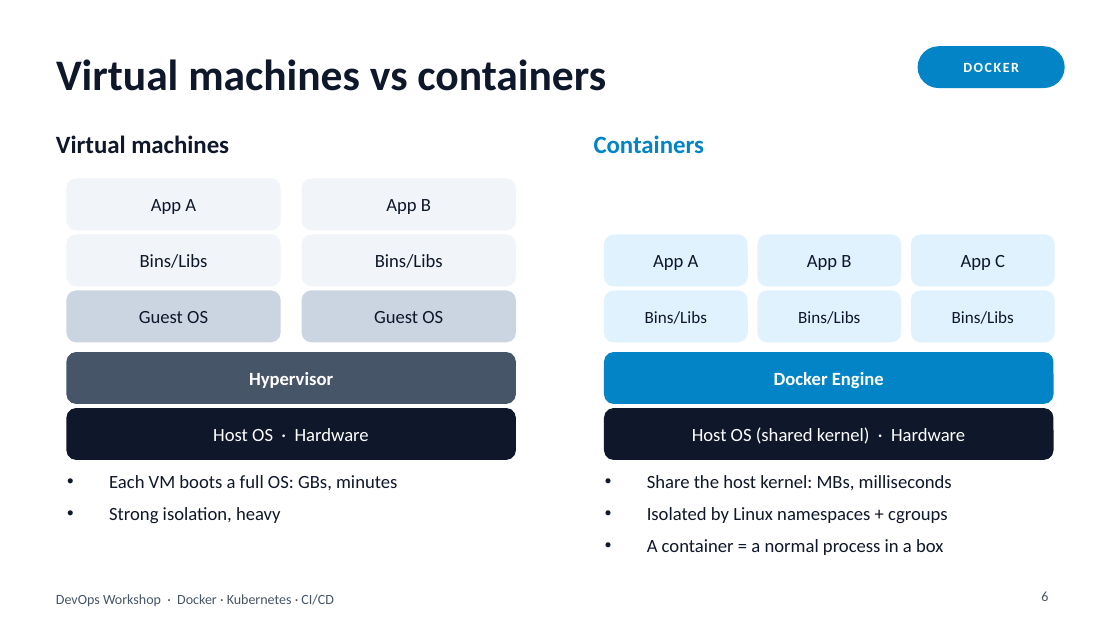
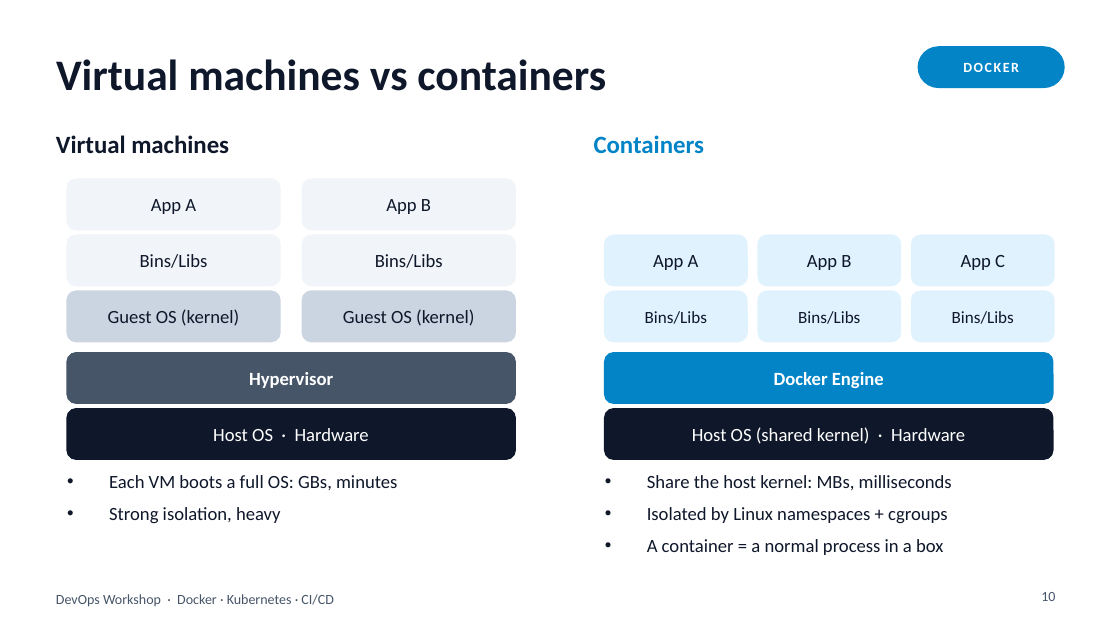
Before and after one commit to Atomiicradius/devops-session-10-26, a slide deck: slide 10 of slides/devops-workshop.pptx (slide 6 before the commit). Drawn at 1120x630 pixels with LibreOffice and Linux fonts; fonts in the diff are those of the drawing. Boxes give left, top, right and bottom in pixels: in the first picture for what was removed or moved away, otherwise in the second. Text is boxed around its words. In the diff, an @@ line names an element or a change of style, - is before the commit and + after.

```diff
--- a/slides/devops-workshop.pptx
+++ b/slides/devops-workshop.pptx
@@ text at <box>108,309,239,326</box>: text changed @@
-Guest OS
+Guest OS (kernel)
@@ text at <box>343,309,474,326</box>: text changed @@
-Guest OS
+Guest OS (kernel)
@@ page number at <box>1041,592,1055,601</box>: text changed @@
-6
+10
```
Also in this commit, not shown: 6 other slides changed, 9 slides added, 1 slide removed, 2 other files.
